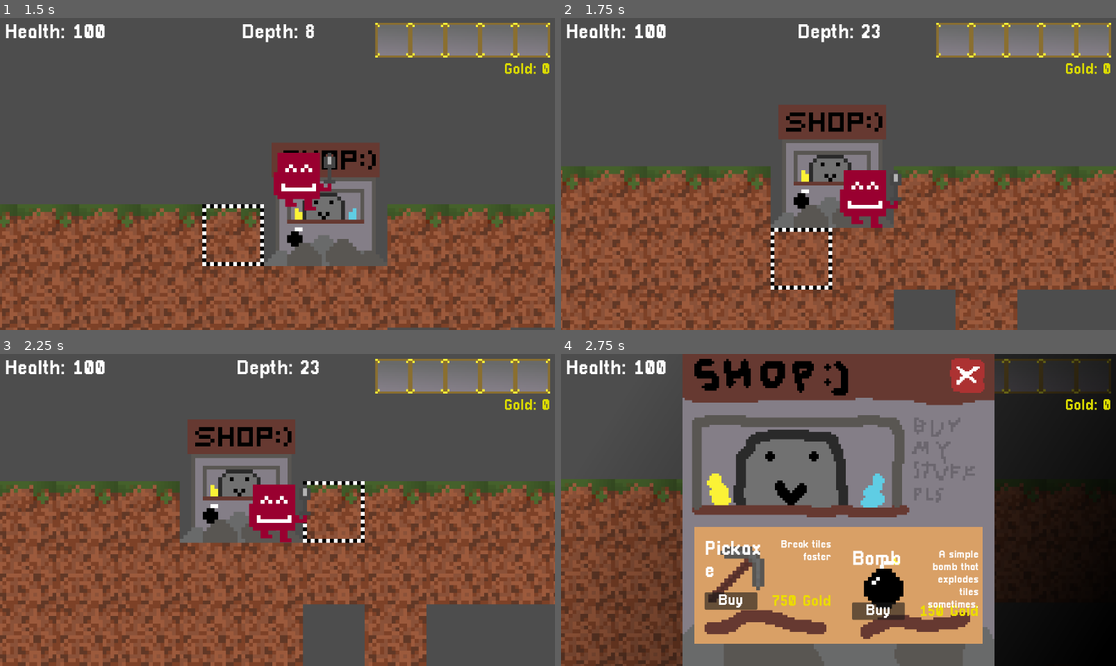
Above: before the commit, frames 1-4 (two rows, left to right).
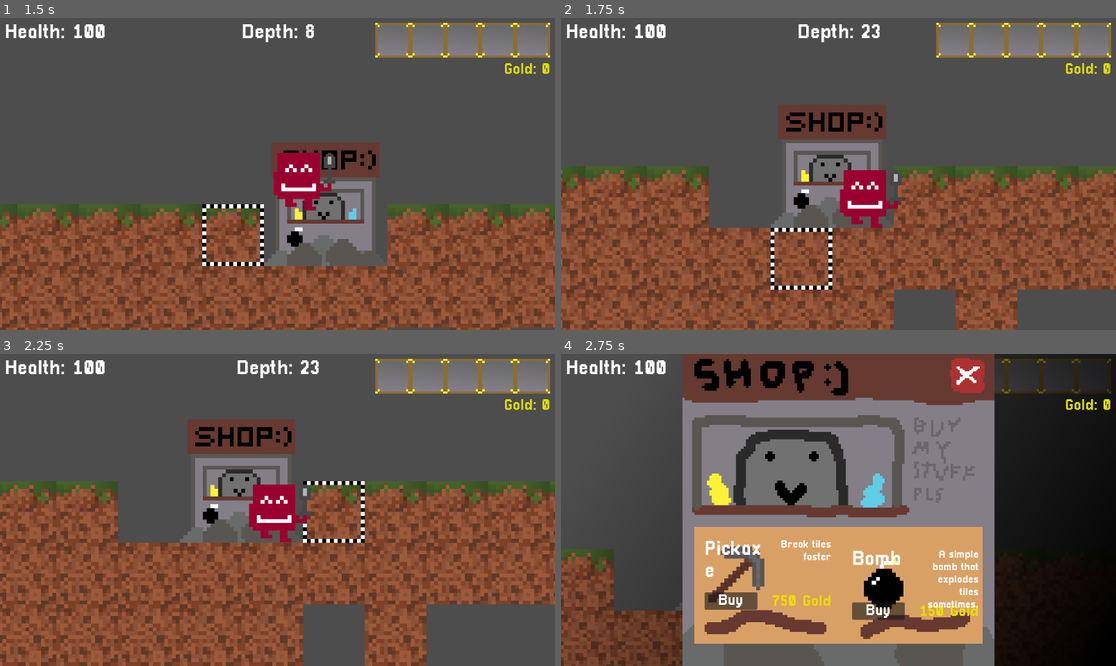
Above: after the commit, the same moments.

Repository: Deeeeelan/Campfire-Game
Game: Godot game, scene res://Scenes/Title Screen.tscn
The game is run twice, just before and just after one commit, with the same random seed, the same clock (stepped at 60 frames per second) and the same inputs.
Inputs (mouse positions are in pixels of both pictures, inside the frame that each line leads up to):
- Up to frame 1 (1.5 s): click "Play" at 0.5 s; move the mouse to (249, 236) at 1.27 s; hold D (Right) from 1.28 s (still down); click (249, 236) at 1.42 s
- Up to frame 2 (1.75 s): keep holding D (Right); tap W (Jump) at 1.52 s
- Up to frame 3 (2.25 s): keep holding D (Right); move the mouse to (444, 556) at 2.02 s; click (444, 556) at 2.17 s
- Up to frame 4 (2.75 s): keep holding D (Right); tap W (Jump) at 2.27 s

Frame 1 is identical in both runs. In frame 2, 2.2% of the frame differs, in the area x 26-38%, y 47-68%; in frame 3, 2.2%; in frame 4, 9.2%, in the area x 0-82%, y 40-100%.

Commit message:
Mining tweaks

Diff:
--- a/Scenes/Game.tscn
+++ b/Scenes/Game.tscn
@@ -511,7 +511,7 @@
 autostart = true
 
 [node name="MineTick" type="Timer" parent="." unique_id=248017811]
-wait_time = 0.12
+wait_time = 0.35
 autostart = true
 
 [node name="BombTick" type="Timer" parent="." unique_id=1570137608]
--- a/Scripts/character_body_2d.gd
+++ b/Scripts/character_body_2d.gd
@@ -111,7 +111,7 @@
 		)
 	speed = 120 + (40 * current_items.count("Energy Drink"))
 	jump_velocity = -220 + (-70 * current_items.count("Spring"))
-	mine_ticker.wait_time = max(0.12 - (0.15 * current_items.count("Pickaxe")), 0.05)
+	mine_ticker.wait_time = max(0.35 - (0.15 * current_items.count("Pickaxe")), 0.05)
 
 
 func open_shop():
@@ -169,7 +169,7 @@
 	pass
 
 func mine_tick():
-	if Input.is_mouse_button_pressed(MOUSE_BUTTON_RIGHT):
+	if Input.is_mouse_button_pressed(MOUSE_BUTTON_LEFT):
 		dig(selection_pos)
 
 func bomb_tick():
@@ -213,7 +213,7 @@
 			if event.button_index == MOUSE_BUTTON_WHEEL_DOWN and zoom > 4.0:
 				zoom -= 0.5
 		elif event.is_released():
-			if event.button_index == MOUSE_BUTTON_MASK_RIGHT:
+			if event.button_index == MOUSE_BUTTON_LEFT:
 				dig(selection_pos)
 	elif event.is_action_pressed("Debug"):
 		gold = 9999999
